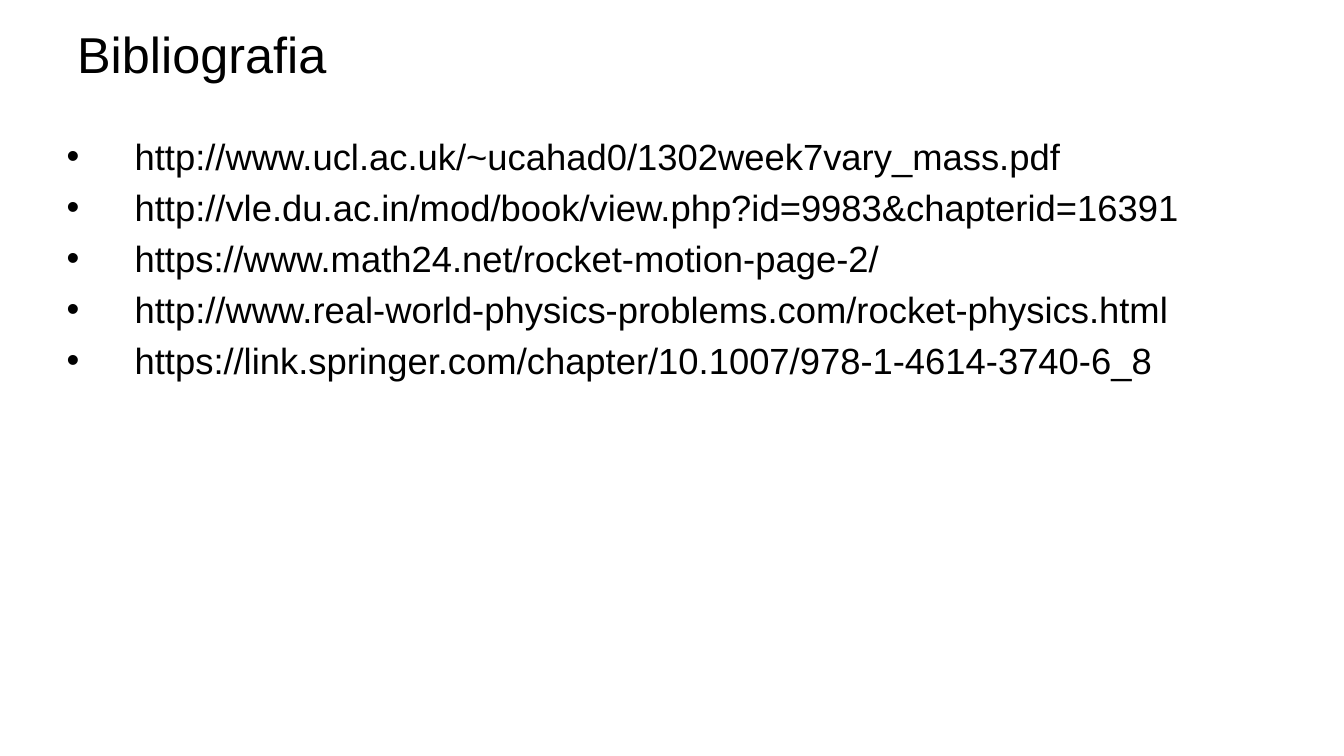
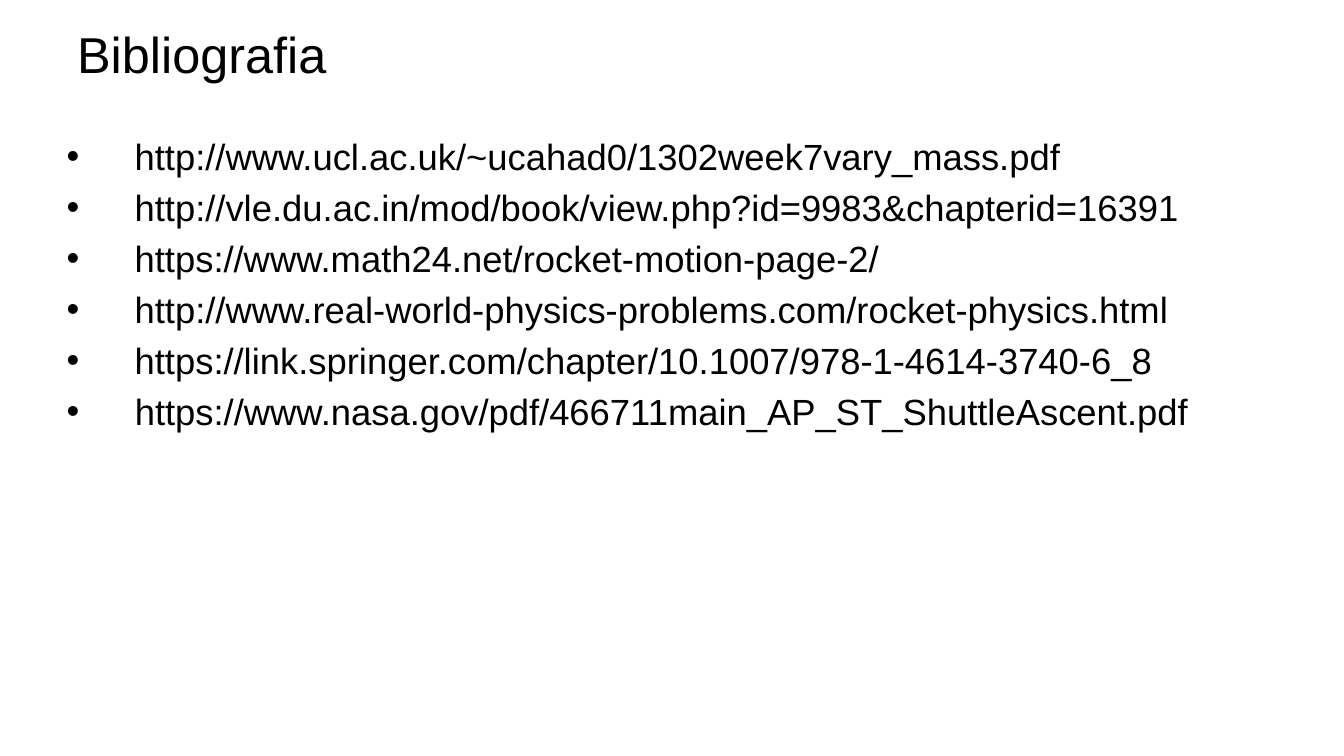
Before and after one commit to kriskyd/Symulacja-rakiety, a slide deck: slide 10 of prezentacjaTSK.pptx (slide 11 before the commit). Drawn at 1344x756 pixels with LibreOffice and Linux fonts; fonts in the diff are those of the drawing; background and template pictures are left out. Boxes give left, top, right and bottom in pixels: in the first picture for what was removed or moved away, otherwise in the second. Text is boxed around its words. In the diff, an @@ line names an element or a change of style, - is before the commit and + after.

```diff
--- a/prezentacjaTSK.pptx
+++ b/prezentacjaTSK.pptx
@@ text at (x1=135, y1=398, x2=1188, y2=432): paragraph added @@
+• https://www.nasa.gov/pdf/466711main_AP_ST_ShuttleAscent.pdf
```
Also in this commit, not shown: 4 other slides changed, 1 slide added, 2 slides removed.
